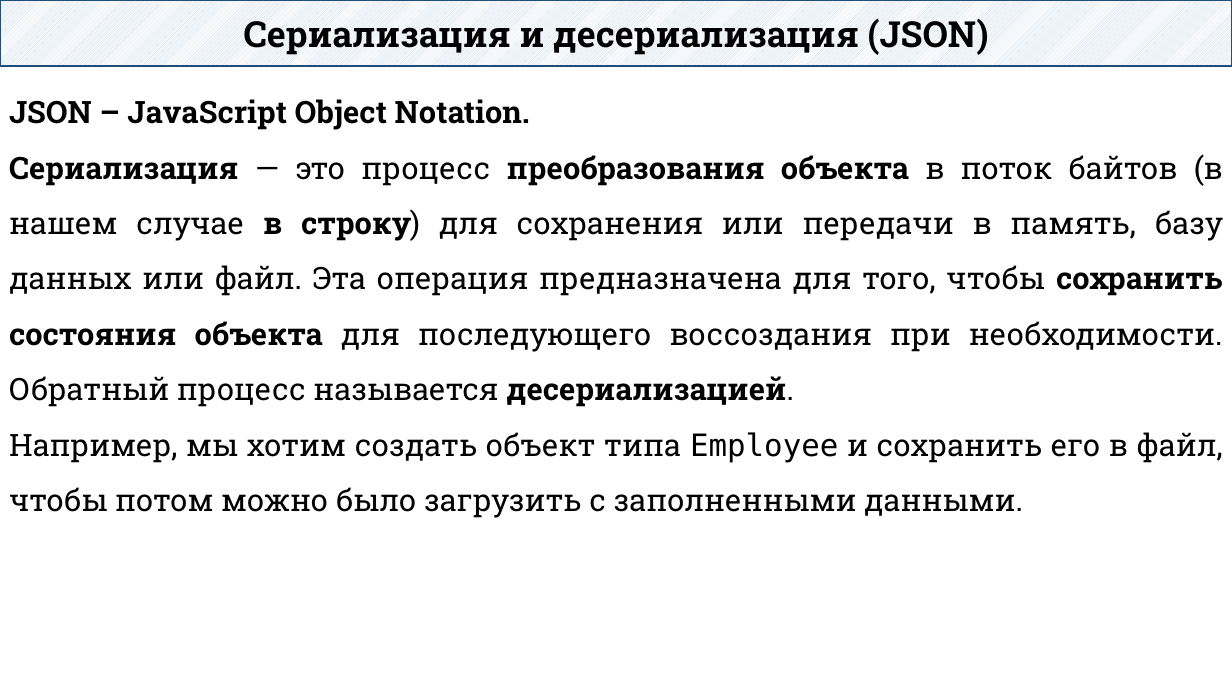
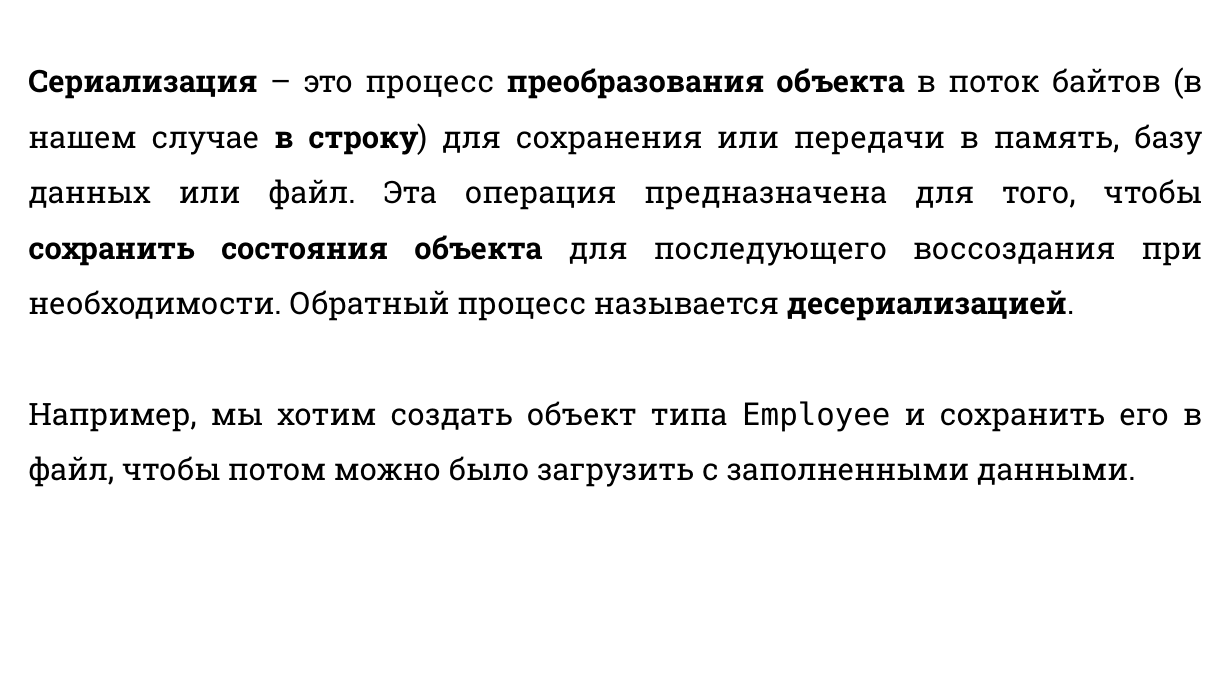
Before and after one commit to DaniilKlyukin/ITiP-2, a slide deck: slide 14 of Лекции/ИТиП 2 лек 7.pptx (slide 6 before the commit). Drawn at 1232x693 pixels with LibreOffice and Linux fonts; fonts in the diff are those of the drawing. Boxes give left, top, right and bottom in pixels: in the first picture for what was removed or moved away, otherwise in the second. Text is boxed around its words. In the diff, an @@ line names an element or a change of style, - is before the commit and + after.

```diff
--- a/Лекции/ИТиП 2 лек 7.pptx
+++ b/Лекции/ИТиП 2 лек 7.pptx
@@ rectangle removed at [0, 0, 1232, 67] @@
-Сериализация и десериализация (JSON)
@@ text "Сериализация – это процесс преобразования ...": place and size @@
-text "Сериализация – это процесс преобразования ..." at [9, 99, 1223, 518]
+text "Сериализация – это процесс преобразования ..." at [28, 67, 1203, 487]
@@ text at [28, 67, 1203, 321]: text changed @@
-JSON – JavaScript Object Notation.
-Сериализация — это процесс преобразования объекта в поток байтов (в нашем случае в строку) для сохранения или передачи в память, базу данных или файл. Эта операция предназначена для того, чтобы сохранить состояния объекта для последующего воссоздания при необходимости. Обратный процесс называется десериализацией.
+Сериализация – это процесс преобразования объекта в поток байтов (в нашем случае в строку) для сохранения или передачи в память, базу данных или файл. Эта операция предназначена для того, чтобы сохранить состояния объекта для последующего воссоздания при необходимости. Обратный процесс называется десериализацией.
```
Also in this commit, not shown: 16 other slides changed, 10 slides added, 8 other files.
